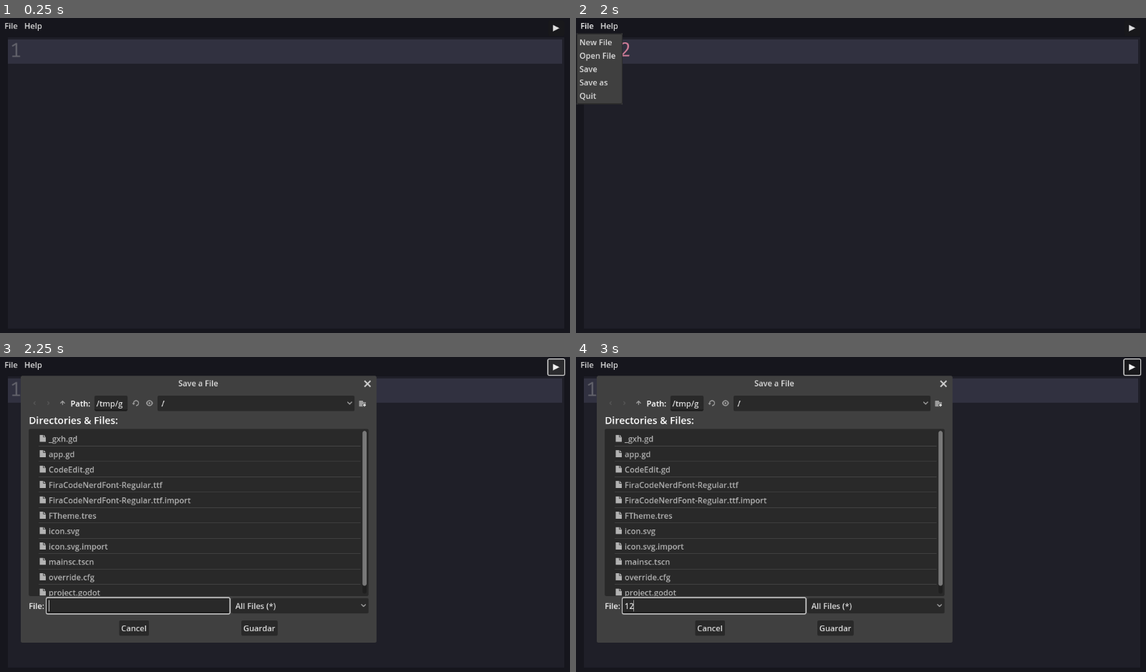
Above: before the commit, frames 1-4 (two rows, left to right).
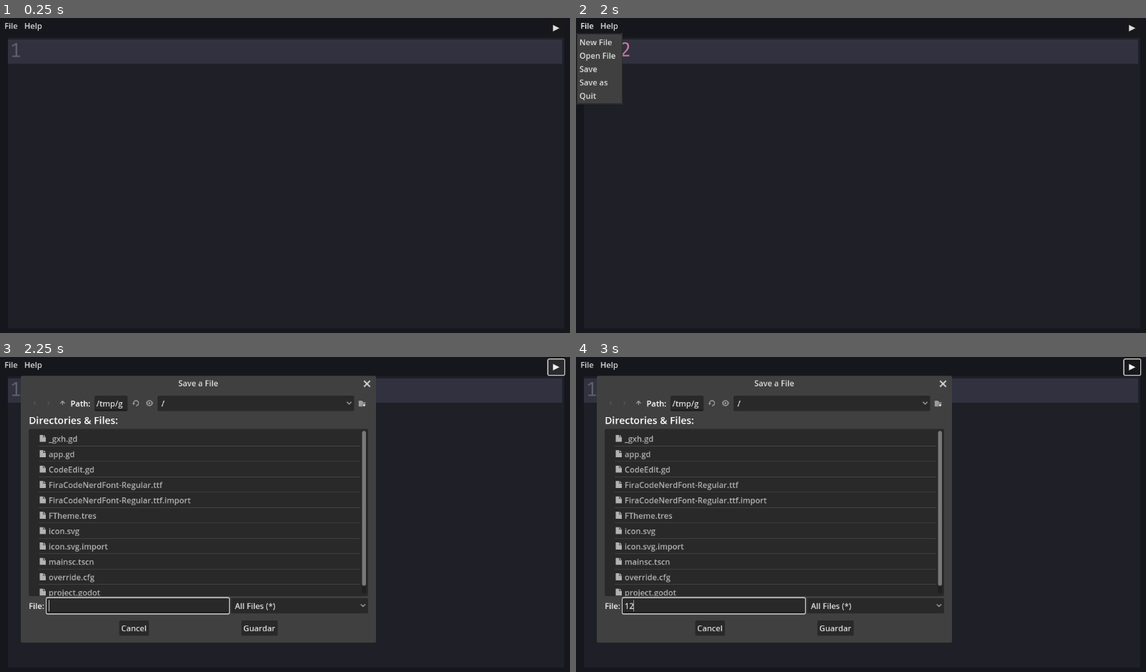
Above: after the commit, the same moments.

Repository: mortalcr/Tronchaeditor
Game: Godot game, scene res://mainsc.tscn
Two runs of this game, one before a commit and one after it. Both use one fixed random seed, a clock stepped at 60 frames per second and the inputs below.
Inputs (mouse positions are in pixels of both pictures, inside the frame that each line leads up to):
- Up to frame 1 (0.25 s): no input
- Up to frame 2 (2 s): click (861, 181) at 0.52 s; type "12" at 0.6 s; click "File" at 1.25 s
- Up to frame 3 (2.25 s): click "▶" at 2 s
- Up to frame 4 (3 s): click (712, 605) at 2.77 s; type "12" at 2.85 s

Frames 1-2 are identical in both runs. In frame 3, 0.3% of the frame differs, in the area x 40-67%, y 6-91%; in frame 4, 0.3%.

Commit message:
fix: get filename instead of full file path

Diff:
--- a/app.gd
+++ b/app.gd
@@ -22,7 +22,7 @@
 	$MenuButtonHelp.get_popup().id_pressed.connect(_on_Help_pressed)
 
 func update_window_title():
-	DisplayServer.window_set_title(app_name + " - " + current_file)
+	DisplayServer.window_set_title(app_name + " - " + current_file.get_file())
 
 func new_file():
 	current_file = "Untitled"
